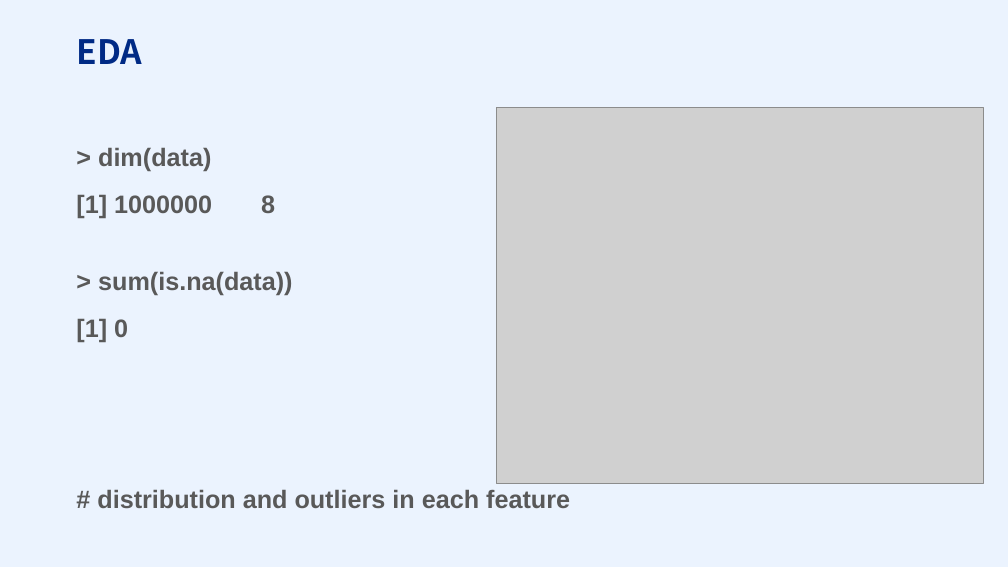
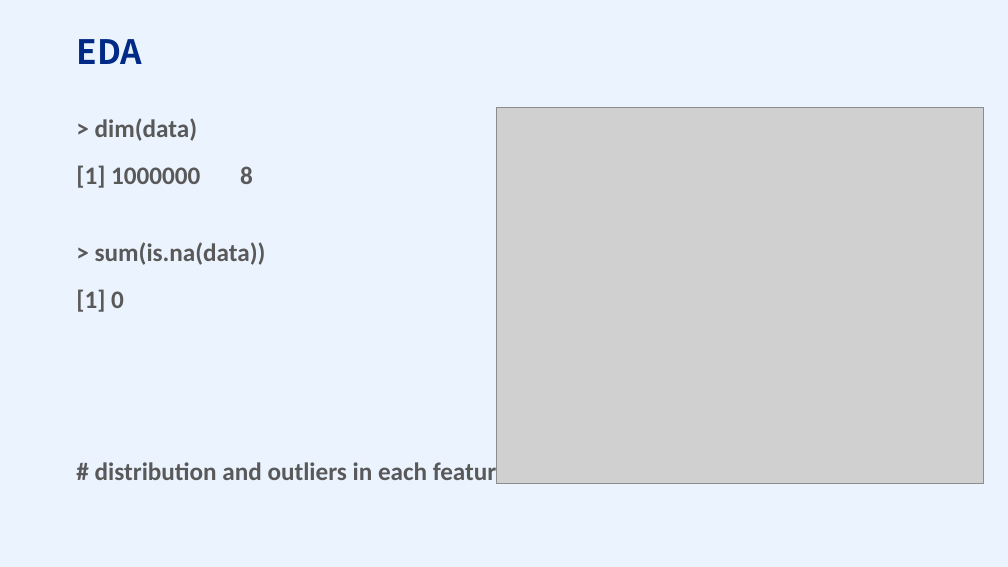
Before and after one commit to PSTAT197-F23/PSTAT197A_FP_Group1, a slide deck: slide 5 of scripts/drafts/PRESENTATION.pptx. Drawn at 1008x567 pixels with LibreOffice and Linux fonts; fonts in the diff are those of the drawing; grey boxes stand for pictures. Boxes give left, top, right and bottom in pixels: in the first picture for what was removed or moved away, otherwise in the second. Text is boxed around its words. In the diff, an @@ line names an element or a change of style, - is before the commit and + after.

```diff
--- a/scripts/drafts/PRESENTATION.pptx
+++ b/scripts/drafts/PRESENTATION.pptx
@@ text "> dim(data)": place and size @@
-text "> dim(data)" at (76,147,570,508)
+text "> dim(data)" at (76,118,509,484)
@@ text "> dim(data)" at (76,118,509,484): font Arial to Calibri @@
```
Also in this commit, not shown: 9 other slides changed.
